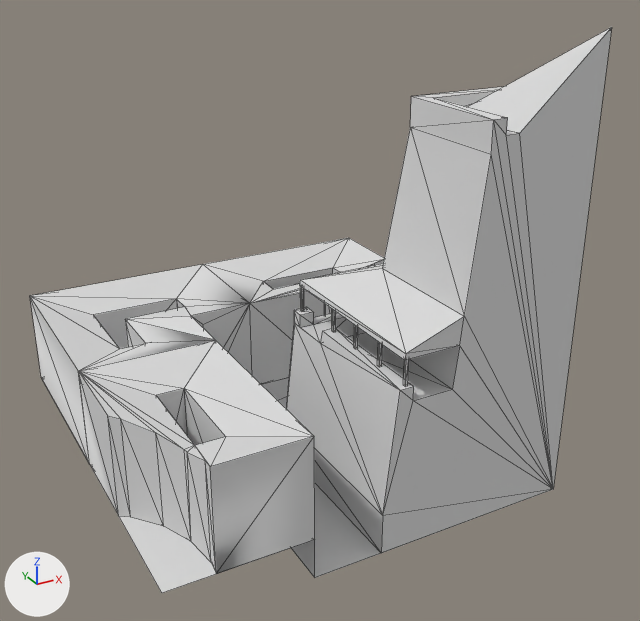
What one commit did to the OBJ model assets/stl_export/22c2.obj.
One viewpoint serves both versions: a camera (50 mm lens) standing at (-26.4, -54.6, 35.3) and looking at (2.0, -3.0, 9.5). Lighting does not change. The marker at lower left points along +X, +Y and +Z. The first picture is the older version. Mesh edges are drawn as thin lines. Where no turn or scale is listed for an object, it has been applied to the vertices. Vertices at exactly the same position are counted once.

In view in the first picture: '22c2'.
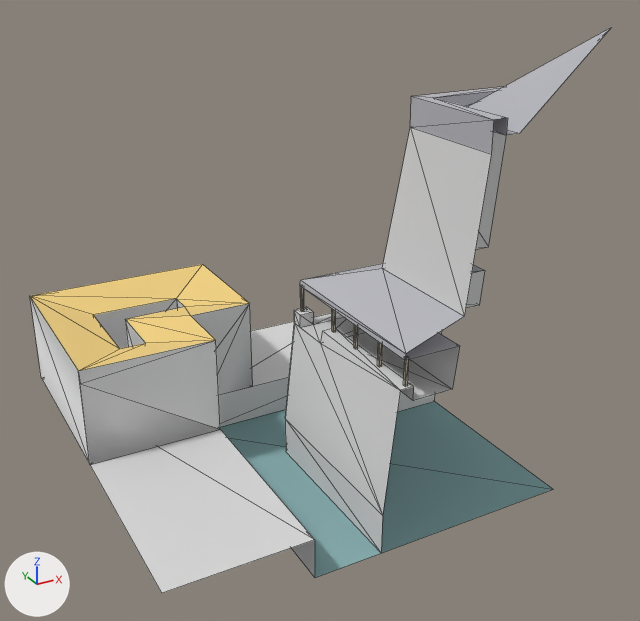
Where the change shows, as pixel boxes (x1, y1, x2, y2) in the pictures (640 x 621 px):
'22c2', reshaped
    before: (30, 27, 612, 593)
    after: (30, 28, 610, 593)
part 1 of me_22c2, cut back
    before: (79, 27, 612, 574)
    after: (191, 87, 518, 374)
part 2 of me_22c2, recoloured
    both: (299, 28, 610, 360)
part 3 of me_22c2, recoloured
    both: (300, 286, 409, 387)
part 4 of me_22c2, recoloured (light grey to greyish cyan)
    before: (315, 483, 381, 578)
    after: (220, 401, 553, 578)
part 5 of me_22c2, recoloured (light grey to yellow)
    both: (30, 264, 249, 371)

Diff of the bpy script that builds the scene:
```diff
--- a/assets/stl_export/22c2.obj.py
+++ b/assets/stl_export/22c2.obj.py
@@ mat_material @@
+mat_material = principled_material('Material')
+mat_material.base_color = (0.878, 0.639, 0.224)  # yellow #f1d182
+mat_material.roughness = 1.0
@@ mat_straw @@
+mat_straw = principled_material('straw')
+mat_straw.base_color = (0.569, 0.514, 0.42)  # light grey #c7bead
+mat_straw.roughness = 1.0
@@ mat_water @@
+mat_water = principled_material('water')
+mat_water.base_color = (0.247, 0.427, 0.439)  # greyish cyan #88afb1
+mat_water.roughness = 1.0
@@ mat_cortyard @@
+mat_cortyard = principled_material('cortyard')
+mat_cortyard.base_color = (0.878, 0.792, 0.651)  # pale yellow #f1e6d3
+mat_cortyard.roughness = 1.0
@@ mat_castleroof @@
+mat_castleroof = principled_material('castleRoof')
+mat_castleroof.base_color = (0.471, 0.471, 0.51)  # grey #b7b7bd
+mat_castleroof.roughness = 1.0
@@ me_22c2 @@
 # used by ob_22c2; location = (0.0, 0.0, 0.0)
-me_22c2.from_pydata(...)  # 233 vertices, 465 faces; spans x -15.0..15.0, y -15.0..15.0, z -3.0..29.6
+me_22c2.from_pydata(...)  # 182 vertices, 288 faces; spans x -15.0..15.0, y -15.0..15.0, z -3.0..29.6
+# me_22c2 part 1
+# 51 vertices are removed from x -15.0..15.0, y -15.0..15.0, z 0.0..7.5
+# 196 faces are deleted
+# 8 new faces join them, mat_castleroof (grey #b7b7bd)
+# 11 new faces join them, mat_default (light grey #dadada)
+# me_22c2 part 2: 26 faces spanning x 1.2..15.0, y -15.0..-1.2, z 11.0..29.6 switch from mat_default (light grey #dadada) to mat_castleroof (grey #b7b7bd)
+# me_22c2 part 3: 108 faces spanning x 1.3..14.8, y -14.7..-1.3, z 9.0..11.0 switch from mat_default (light grey #dadada) to mat_straw (light grey #c7bead)
+# me_22c2 part 4: 2 faces spanning x -5.0..15.0, y -15.0..5.0, z -3.0 switch from mat_default (light grey #dadada) to mat_water (greyish cyan #88afb1)
+# me_22c2 part 5: 13 faces spanning x -15.0..0.0, y 0.0..15.0, z 6.5..7.5 switch from mat_default (light grey #dadada) to mat_material (yellow #f1d182)
+me_22c2.materials.append(mat_cortyard)  # pale yellow #f1e6d3
```
